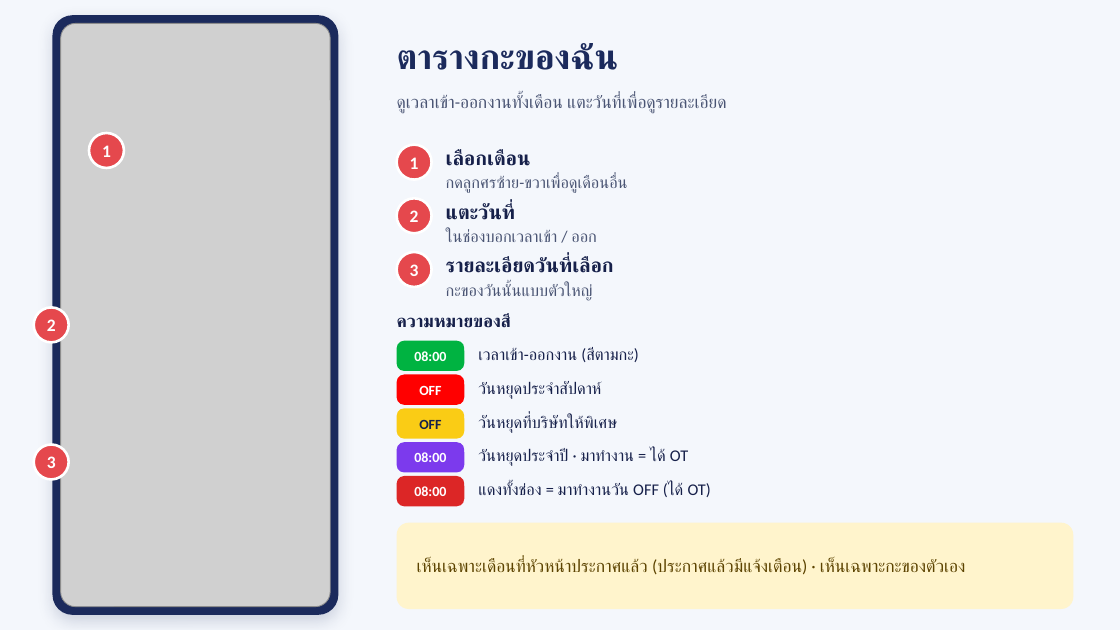
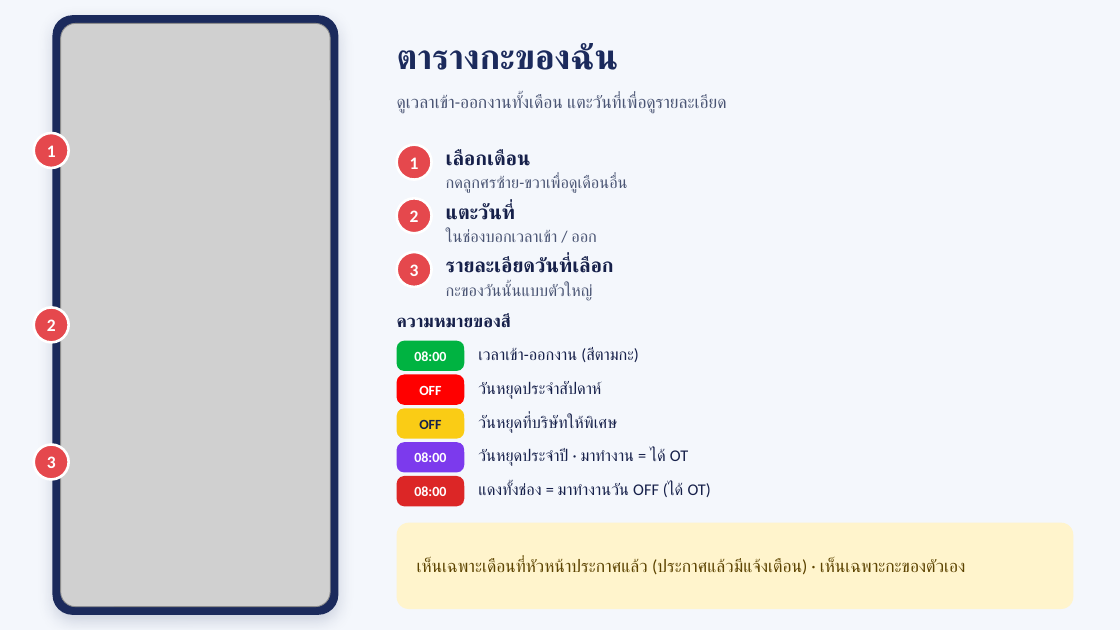
Before and after one commit to pcgwarehouse5-pixel/pull-operation-wha, a slide deck: slide 11 of docs/คู่มือการใช้งานแอป-พนักงาน.pptx (slide 9 before the commit). Drawn at 1120x630 pixels with LibreOffice and Linux fonts; fonts in the diff are those of the drawing; grey boxes stand for pictures. Boxes give left, top, right and bottom in pixels: in the first picture for what was removed or moved away, otherwise in the second. Text is boxed around its words. In the diff, an @@ line names an element or a change of style, - is before the commit and + after.

```diff
--- a/docs/คู่มือการใช้งานแอป-พนักงาน.pptx
+++ b/docs/คู่มือการใช้งานแอป-พนักงาน.pptx
@@ ellipse "1": place and size @@
-ellipse "1" at [89,133,124,168]
+ellipse "1" at [34,133,69,168]
```
Also in this commit, not shown: 7 other slides changed, 2 slides added.
